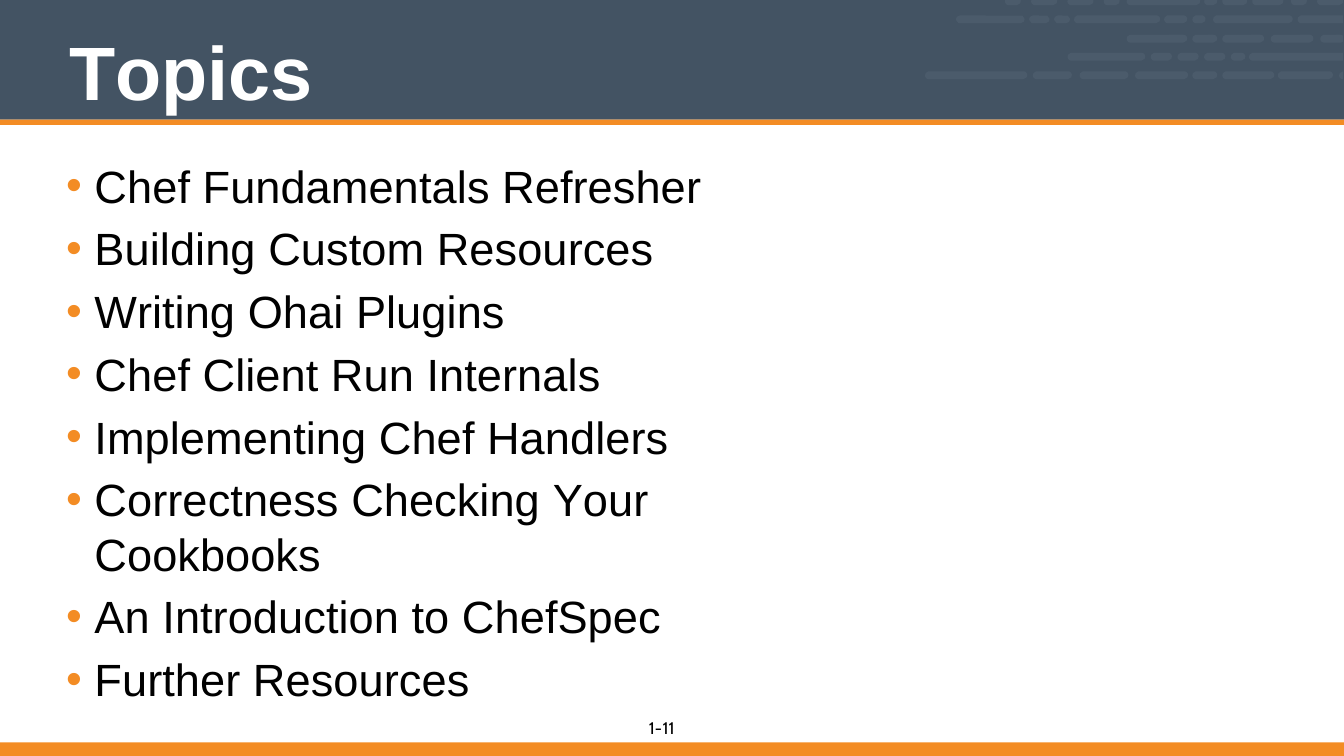
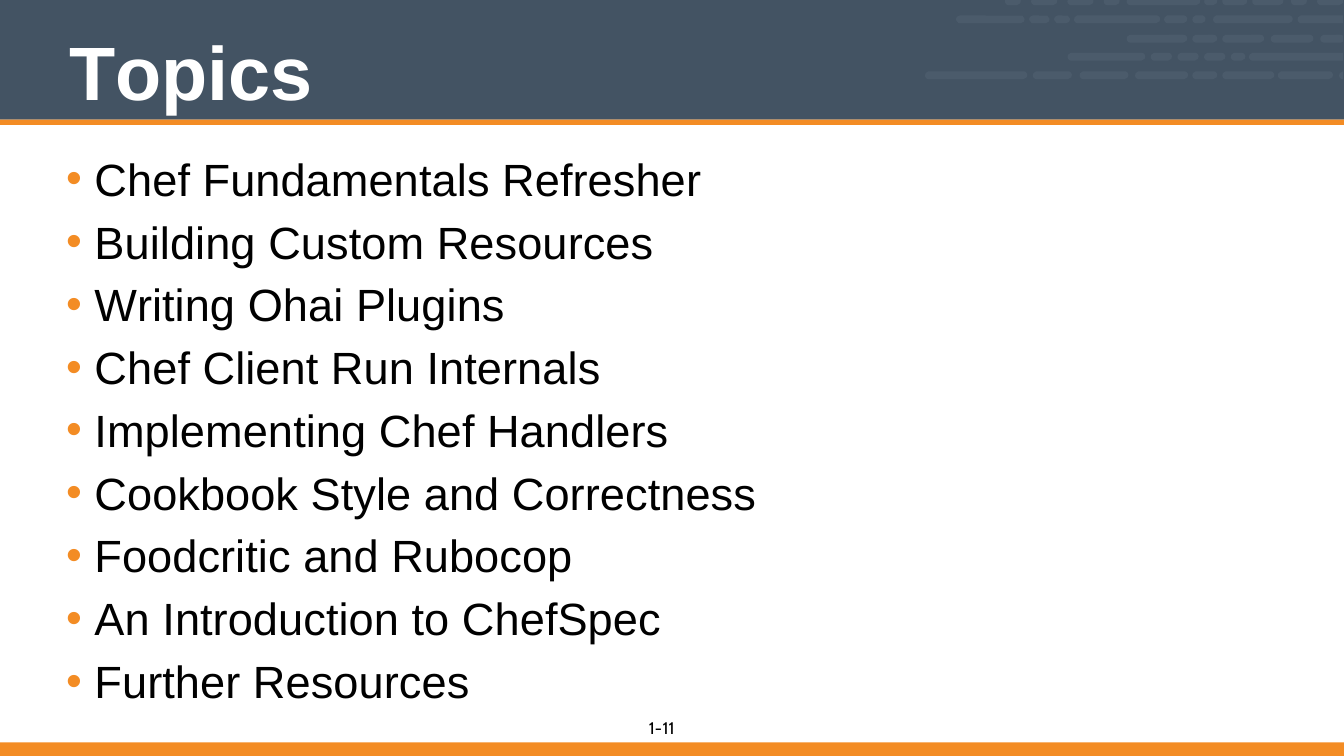
Before and after one commit to vinyar/chef-intermediate, a slide deck: slide 11 of Modules/01-intro.pptx. Drawn at 1344x756 pixels with LibreOffice and Linux fonts; fonts in the diff are those of the drawing. Boxes give left, top, right and bottom in pixels: in the first picture for what was removed or moved away, otherwise in the second. Text is boxed around its words. In the diff, an @@ line names an element or a change of style, - is before the commit and + after.

Commit message:
Fixed Footers

```diff
--- a/Modules/01-intro.pptx
+++ b/Modules/01-intro.pptx
@@ text "Chef Fundamentals Refresher": place and size @@
-text "Chef Fundamentals Refresher" at [94,170,701,642]
+text "Chef Fundamentals Refresher" at [94,163,756,699]
@@ text at [94,477,756,581]: text changed @@
-• Correctness Checking Your Cookbooks
+• Cookbook Style and Correctness
+• Foodcritic and Rubocop
```
